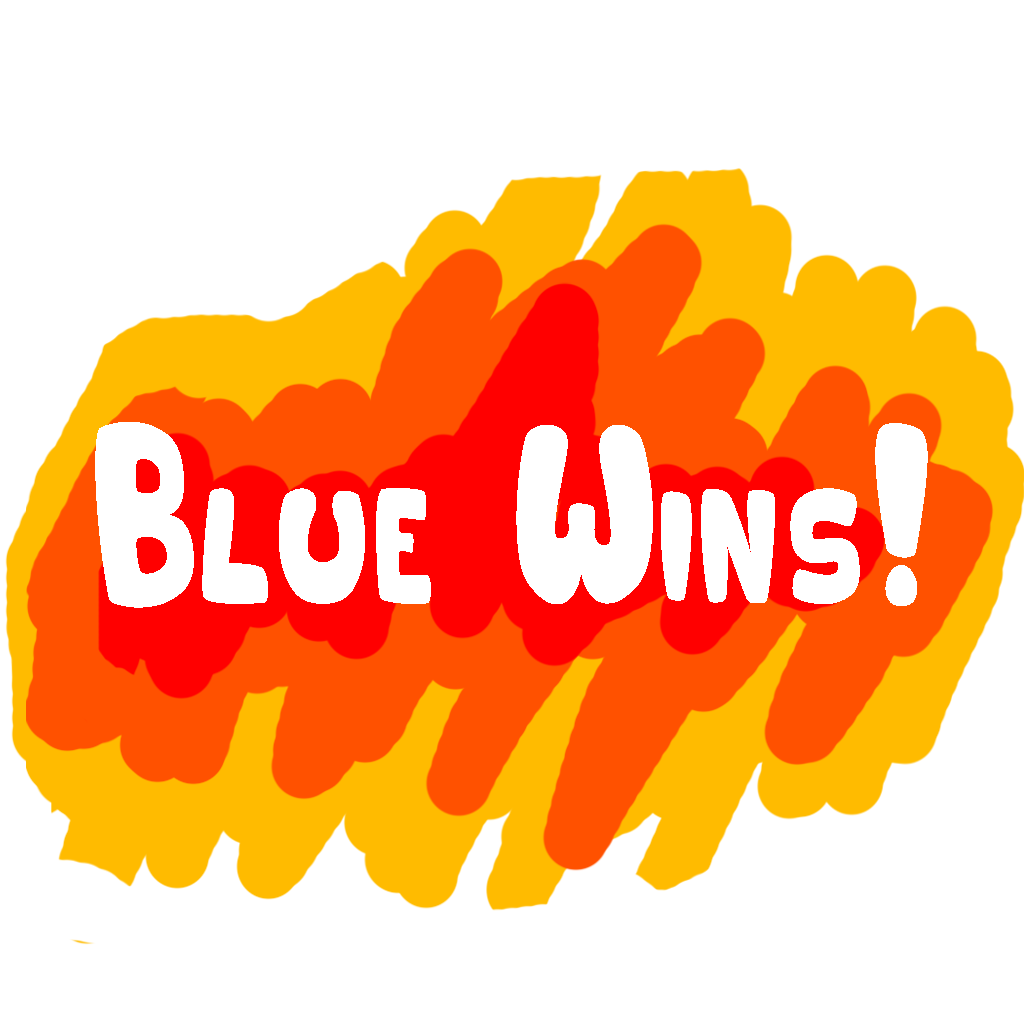
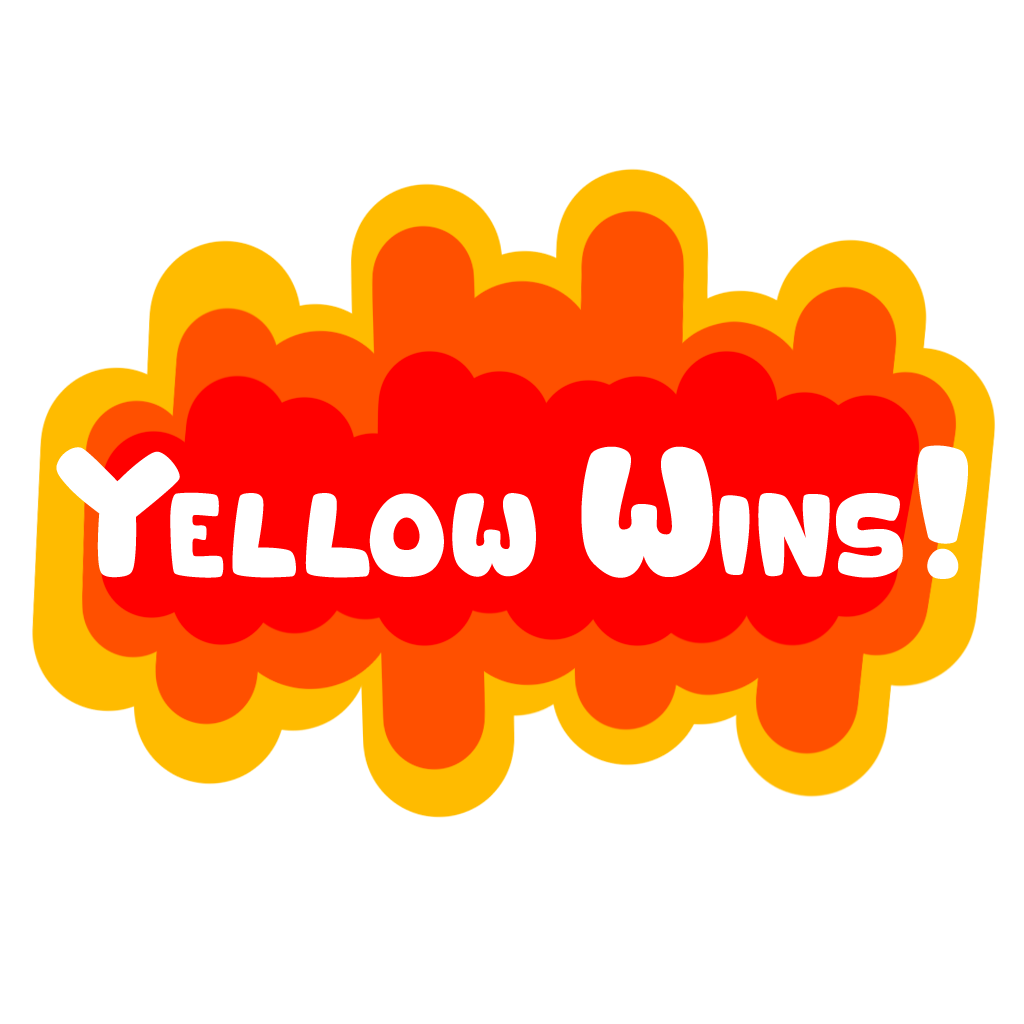
Layers edited between the first and the second 1024px x 1024px image:
showed "Yellow Wins!", painted on it over box(5, 423, 1024, 606)
hid "Blue Wins!", painted on it over box(95, 422, 928, 608)
removed layer "Layer 2" over box(81, 282, 887, 723)
removed layer "Layer 1" over box(26, 223, 995, 872)
removed layer "Layer 3" over box(5, 167, 1024, 945)
added layer "Layer 6" above "Layer 5" over box(100, 350, 920, 647)
added layer "Layer 5" above "Layer 4" over box(81, 210, 957, 770)
added layer "Layer 4" over box(31, 168, 996, 818)
